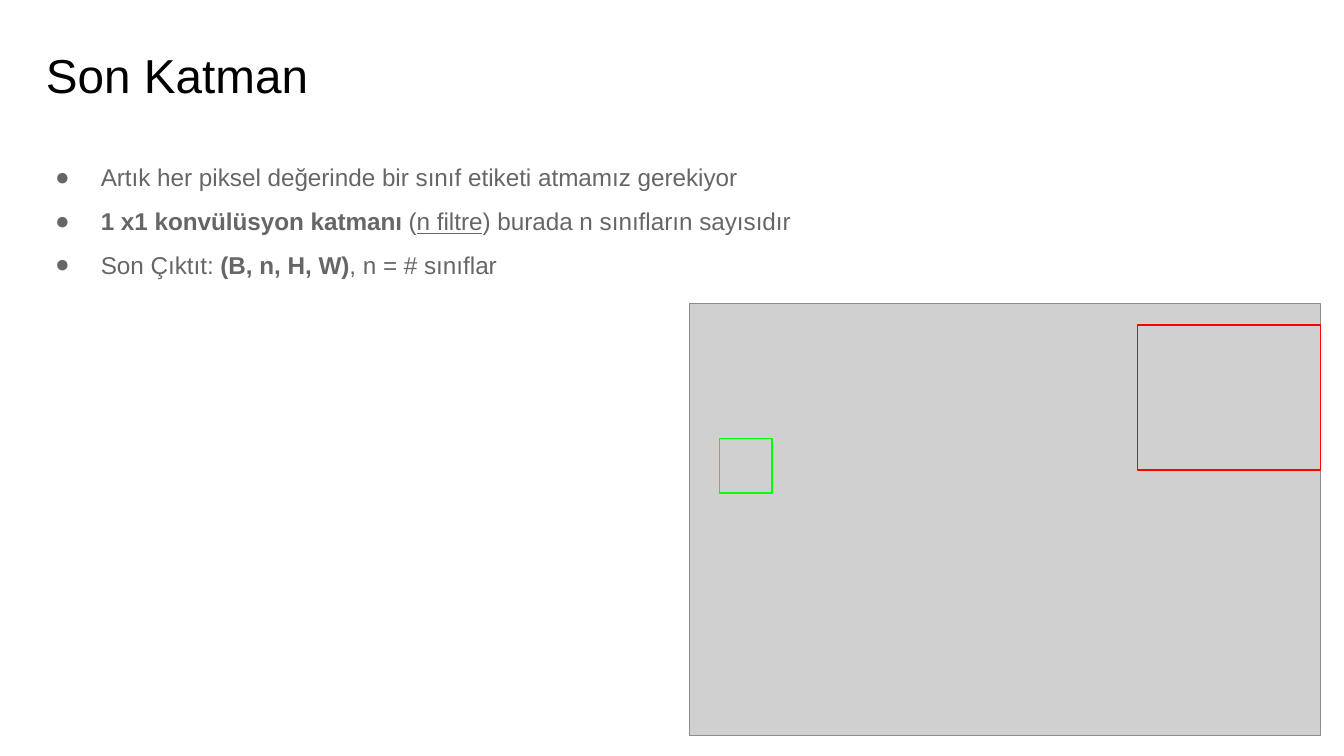
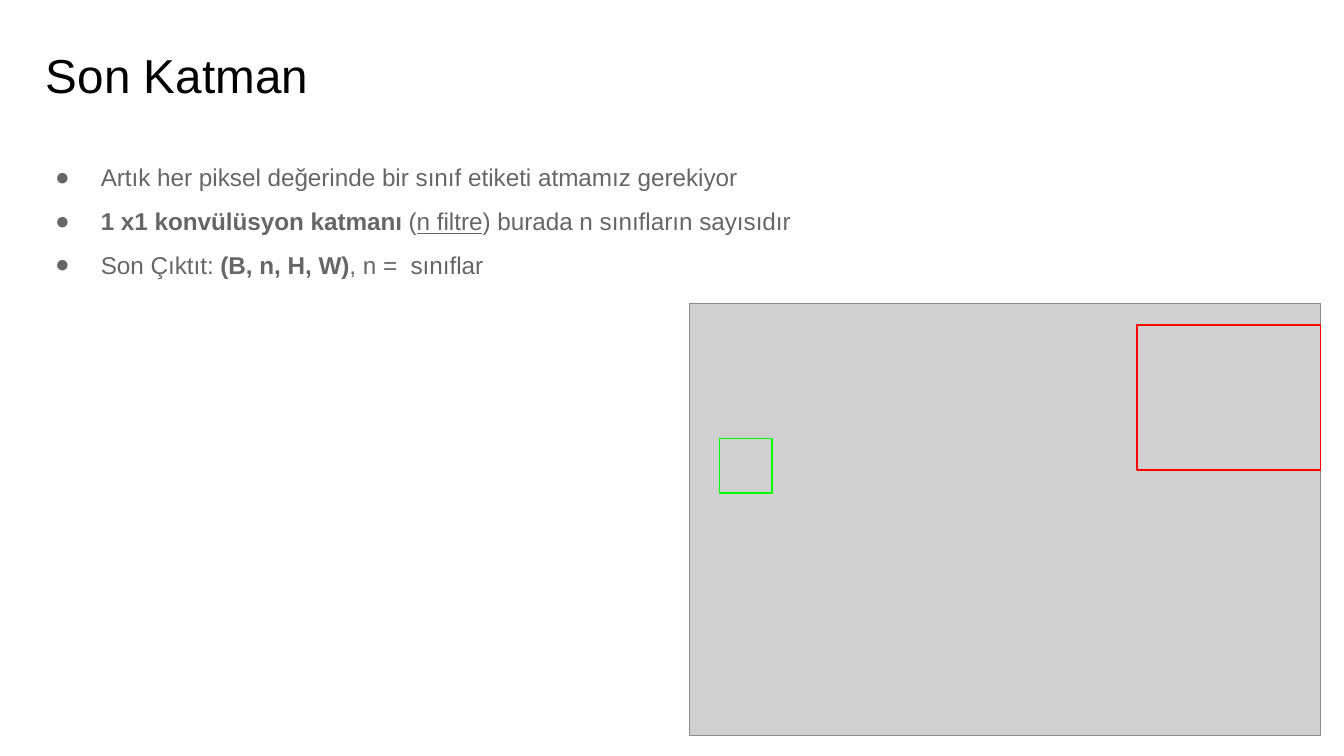
Before and after one commit to Emre-Sari/U-NETimageSegmentation, a slide deck: slide 10 of u-net-sunum.pptx. Drawn at 1344x756 pixels with LibreOffice and Linux fonts; fonts in the diff are those of the drawing; grey boxes stand for pictures. Boxes give left, top, right and bottom in pixels: in the first picture for what was removed or moved away, otherwise in the second. Text is boxed around its words. In the diff, an @@ line names an element or a change of style, - is before the commit and + after.

```diff
--- a/u-net-sunum.pptx
+++ b/u-net-sunum.pptx
@@ text at (101,256,484,279): text changed @@
-● Son Çıktıt: (B, n, H, W), n = # sınıflar
+● Son Çıktıt: (B, n, H, W), n = sınıflar
```
Also in this commit, not shown: 3 other slides changed, 1 slide added, 1 slide removed, 1 other file.
